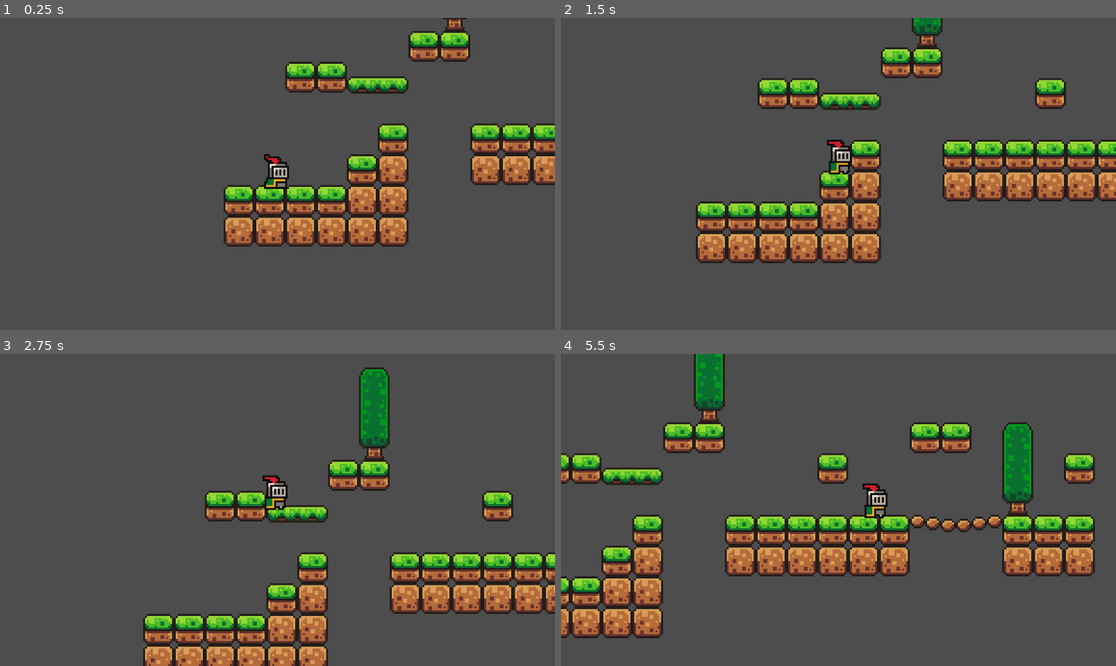
Above: before the commit, frames 1-4 (two rows, left to right).
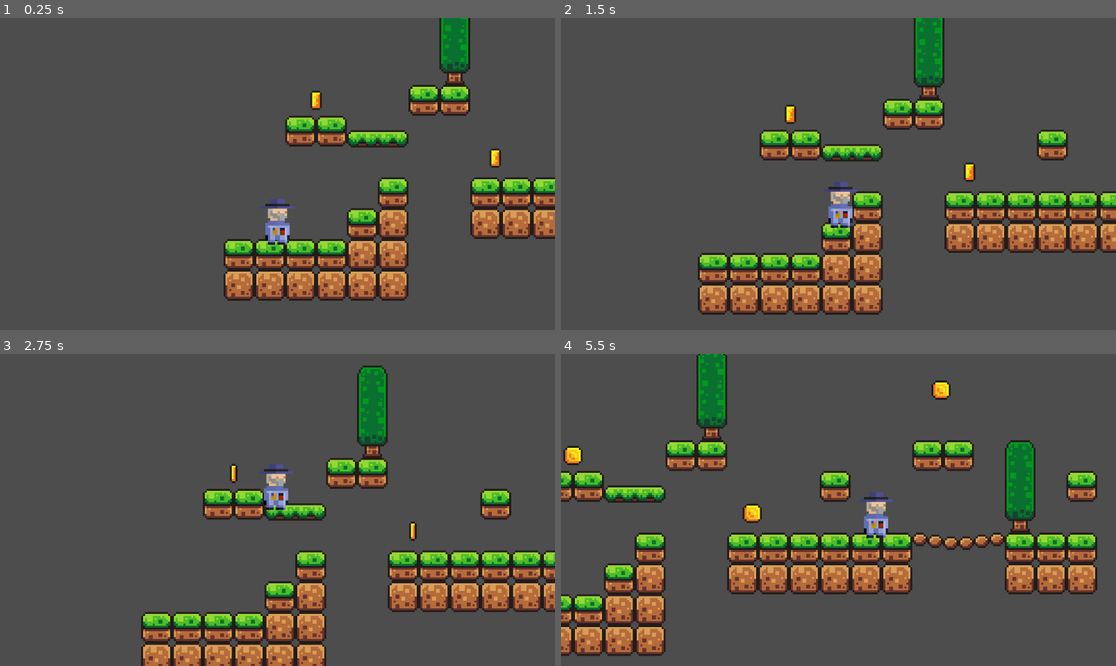
Above: after the commit, the same moments.

Repository: migauth/godot-tutorial
Game: Godot game, scene res://scenes/game.tscn
Two runs of this game, one before a commit and one after it. Both use one fixed random seed, a clock stepped at 60 frames per second and the inputs below.
Inputs:
- Up to frame 1 (0.25 s): no input
- Up to frame 2 (1.5 s): tap Enter (ui_accept) at 0.5, 0.77 s; hold Right (ui_right) from 0.53 s (still down)
- Up to frame 3 (2.75 s): tap Enter (ui_accept) at 1.52 s; release Right (ui_right) at 2.03 s; hold Left (ui_left) from 2.03 s (still down)
- Up to frame 4 (5.5 s): release Left (ui_left) at 2.78 s; hold Right (ui_right) 2.78-4.28 s; tap Enter (ui_accept) at 3.02, 3.77, 4.52 s; hold Left (ui_left) 4.28-5.03 s; hold Right (ui_right) from 5.03 s (still down)

The runs differ from the first frame. In frame 1, 25% of the frame differs, in the area x 40-100%, y 0-91%; in frame 2, 30%, in the area x 24-100%, y 0-96%; in frame 3, 12%; in frame 4, 29%.

Commit message:
add coins and killzone

Diff:
--- /dev/null
+++ b/scenes/coin.tscn
@@ -0,0 +1,114 @@
+[gd_scene load_steps=17 format=3 uid="uid://bwylbd3skhcvv"]
+
+[ext_resource type="Texture2D" uid="uid://b67eh0605jq0l" path="res://assets/sprites/coin.png" id="1_b4a7y"]
+[ext_resource type="Script" path="res://scripts/coin.gd" id="1_rqne3"]
+
+[sub_resource type="AtlasTexture" id="AtlasTexture_bud0d"]
+atlas = ExtResource("1_b4a7y")
+region = Rect2(0, 0, 16, 16)
+
+[sub_resource type="AtlasTexture" id="AtlasTexture_smvli"]
+atlas = ExtResource("1_b4a7y")
+region = Rect2(16, 0, 16, 16)
+
+[sub_resource type="AtlasTexture" id="AtlasTexture_rr485"]
+atlas = ExtResource("1_b4a7y")
+region = Rect2(32, 0, 16, 16)
+
+[sub_resource type="AtlasTexture" id="AtlasTexture_usm77"]
+atlas = ExtResource("1_b4a7y")
+region = Rect2(48, 0, 16, 16)
+
+[sub_resource type="AtlasTexture" id="AtlasTexture_kr8wq"]
+atlas = ExtResource("1_b4a7y")
+region = Rect2(64, 0, 16, 16)
+
+[sub_resource type="AtlasTexture" id="AtlasTexture_4puga"]
+atlas = ExtResource("1_b4a7y")
+region = Rect2(80, 0, 16, 16)
+
+[sub_resource type="AtlasTexture" id="AtlasTexture_ji7qv"]
+atlas = ExtResource("1_b4a7y")
+region = Rect2(96, 0, 16, 16)
+
+[sub_resource type="AtlasTexture" id="AtlasTexture_k6gpo"]
+atlas = ExtResource("1_b4a7y")
+region = Rect2(112, 0, 16, 16)
+
+[sub_resource type="AtlasTexture" id="AtlasTexture_vt1xo"]
+atlas = ExtResource("1_b4a7y")
+region = Rect2(128, 0, 16, 16)
+
+[sub_resource type="AtlasTexture" id="AtlasTexture_mbnu7"]
+atlas = ExtResource("1_b4a7y")
+region = Rect2(144, 0, 16, 16)
+
+[sub_resource type="AtlasTexture" id="AtlasTexture_h613j"]
+atlas = ExtResource("1_b4a7y")
+region = Rect2(160, 0, 16, 16)
+
+[sub_resource type="AtlasTexture" id="AtlasTexture_pny76"]
+atlas = ExtResource("1_b4a7y")
+region = Rect2(176, 0, 16, 16)
+
+[sub_resource type="SpriteFrames" id="SpriteFrames_go82d"]
+animations = [{
+"frames": [{
+"duration": 1.0,
+"texture": SubResource("AtlasTexture_bud0d")
+}, {
+"duration": 1.0,
+"texture": SubResource("AtlasTexture_smvli")
+}, {
+"duration": 1.0,
+"texture": SubResource("AtlasTexture_rr485")
+}, {
+"duration": 1.0,
+"texture": SubResource("AtlasTexture_usm77")
+}, {
+"duration": 1.0,
+"texture": SubResource("AtlasTexture_kr8wq")
+}, {
+"duration": 1.0,
+"texture": SubResource("AtlasTexture_4puga")
+}, {
+"duration": 1.0,
+"texture": SubResource("AtlasTexture_ji7qv")
+}, {
+"duration": 1.0,
+"texture": SubResource("AtlasTexture_k6gpo")
+}, {
+"duration": 1.0,
+"texture": SubResource("AtlasTexture_vt1xo")
+}, {
+"duration": 1.0,
+"texture": SubResource("AtlasTexture_mbnu7")
+}, {
+"duration": 1.0,
+"texture": SubResource("AtlasTexture_h613j")
+}, {
+"duration": 1.0,
+"texture": SubResource("AtlasTexture_pny76")
+}],
+"loop": true,
+"name": &"default",
+"speed": 10.0
+}]
+
+[sub_resource type="CircleShape2D" id="CircleShape2D_nxb56"]
+radius = 5.0
+
+[node name="Coin" type="Area2D"]
+collision_mask = 2
+script = ExtResource("1_rqne3")
+
+[node name="AnimatedSprite2D" type="AnimatedSprite2D" parent="."]
+sprite_frames = SubResource("SpriteFrames_go82d")
+autoplay = "default"
+frame = 11
+frame_progress = 0.937064
+
+[node name="CollisionShape2D" type="CollisionShape2D" parent="."]
+shape = SubResource("CircleShape2D_nxb56")
+
+[connection signal="body_entered" from="." to="." method="_on_body_entered"]
--- a/scenes/game.tscn
+++ b/scenes/game.tscn
@@ -1,8 +1,10 @@
-[gd_scene load_steps=9 format=3 uid="uid://quv3s1p6le7w"]
+[gd_scene load_steps=12 format=3 uid="uid://quv3s1p6le7w"]
 
 [ext_resource type="PackedScene" uid="uid://c78bx41uk5euy" path="res://scenes/player.tscn" id="1_hxmu6"]
 [ext_resource type="Texture2D" uid="uid://ce5lrqlao458u" path="res://assets/sprites/world_tileset.png" id="2_dp7k6"]
 [ext_resource type="PackedScene" uid="uid://dh0a7avm8v4k5" path="res://scenes/platform.tscn" id="3_finxg"]
+[ext_resource type="PackedScene" uid="uid://bwylbd3skhcvv" path="res://scenes/coin.tscn" id="4_rfsah"]
+[ext_resource type="PackedScene" uid="uid://bfwudrhett678" path="res://scenes/killzone.tscn" id="5_4l3mw"]
 
 [sub_resource type="TileSetAtlasSource" id="TileSetAtlasSource_t0654"]
 texture = ExtResource("2_dp7k6")
@@ -444,6 +446,8 @@
 "move": SubResource("Animation_vgiac")
 }
 
+[sub_resource type="WorldBoundaryShape2D" id="WorldBoundaryShape2D_rxthd"]
+
 [node name="Game" type="Node2D"]
 
 [node name="TileMap" type="TileMap" parent="."]
@@ -456,6 +460,8 @@
 
 [node name="Camera2D" type="Camera2D" parent="Player"]
 zoom = Vector2(4, 4)
+limit_bottom = 120
+limit_smoothed = true
 position_smoothing_enabled = true
 
 [node name="Platform" parent="." instance=ExtResource("3_finxg")]
@@ -469,3 +475,21 @@
 "": SubResource("AnimationLibrary_gmxb3")
 }
 autoplay = "move"
+
+[node name="Coin" parent="." instance=ExtResource("4_rfsah")]
+position = Vector2(205, 38)
+
+[node name="Coin3" parent="." instance=ExtResource("4_rfsah")]
+position = Vector2(303, -26)
+
+[node name="Coin4" parent="." instance=ExtResource("4_rfsah")]
+position = Vector2(112, 8)
+
+[node name="Coin2" parent="." instance=ExtResource("4_rfsah")]
+position = Vector2(429, 53)
+
+[node name="Killzone" parent="." instance=ExtResource("5_4l3mw")]
+position = Vector2(163, 141)
+
+[node name="CollisionShape2D" type="CollisionShape2D" parent="Killzone"]
+shape = SubResource("WorldBoundaryShape2D_rxthd")
--- /dev/null
+++ b/scenes/killzone.tscn
@@ -0,0 +1,14 @@
+[gd_scene load_steps=2 format=3 uid="uid://bfwudrhett678"]
+
+[ext_resource type="Script" path="res://scripts/killzone.gd" id="1_xu2sh"]
+
+[node name="Killzone" type="Area2D"]
+collision_mask = 2
+script = ExtResource("1_xu2sh")
+
+[node name="Timer" type="Timer" parent="."]
+wait_time = 0.6
+one_shot = true
+
+[connection signal="body_entered" from="." to="." method="_on_body_entered"]
+[connection signal="timeout" from="Timer" to="." method="_on_timer_timeout"]
--- a/scenes/player.tscn
+++ b/scenes/player.tscn
@@ -1,38 +1,66 @@
-[gd_scene load_steps=9 format=3 uid="uid://c78bx41uk5euy"]
+[gd_scene load_steps=13 format=3 uid="uid://c78bx41uk5euy"]
 
 [ext_resource type="Script" path="res://scripts/player.gd" id="1_1s8hy"]
-[ext_resource type="Texture2D" uid="uid://bbcipby46nskq" path="res://assets/sprites/knight.png" id="1_oy2pi"]
+[ext_resource type="Texture2D" uid="uid://cm1mot80lh0mo" path="res://assets/sprites/wiz.png" id="2_cmd8d"]
 
-[sub_resource type="AtlasTexture" id="AtlasTexture_0cxtc"]
-atlas = ExtResource("1_oy2pi")
+[sub_resource type="AtlasTexture" id="AtlasTexture_t4m27"]
+atlas = ExtResource("2_cmd8d")
 region = Rect2(0, 0, 32, 32)
 
-[sub_resource type="AtlasTexture" id="AtlasTexture_cev0j"]
-atlas = ExtResource("1_oy2pi")
+[sub_resource type="AtlasTexture" id="AtlasTexture_kemyf"]
+atlas = ExtResource("2_cmd8d")
 region = Rect2(32, 0, 32, 32)
 
-[sub_resource type="AtlasTexture" id="AtlasTexture_724fo"]
-atlas = ExtResource("1_oy2pi")
+[sub_resource type="AtlasTexture" id="AtlasTexture_757e3"]
+atlas = ExtResource("2_cmd8d")
 region = Rect2(64, 0, 32, 32)
 
-[sub_resource type="AtlasTexture" id="AtlasTexture_n315h"]
-atlas = ExtResource("1_oy2pi")
+[sub_resource type="AtlasTexture" id="AtlasTexture_felj4"]
+atlas = ExtResource("2_cmd8d")
 region = Rect2(96, 0, 32, 32)
+
+[sub_resource type="AtlasTexture" id="AtlasTexture_66duj"]
+atlas = ExtResource("2_cmd8d")
+region = Rect2(128, 0, 32, 32)
+
+[sub_resource type="AtlasTexture" id="AtlasTexture_27afl"]
+atlas = ExtResource("2_cmd8d")
+region = Rect2(160, 0, 32, 32)
+
+[sub_resource type="AtlasTexture" id="AtlasTexture_ypma6"]
+atlas = ExtResource("2_cmd8d")
+region = Rect2(192, 0, 32, 32)
+
+[sub_resource type="AtlasTexture" id="AtlasTexture_asl1j"]
+atlas = ExtResource("2_cmd8d")
+region = Rect2(224, 0, 32, 32)
 
 [sub_resource type="SpriteFrames" id="SpriteFrames_8hv2k"]
 animations = [{
 "frames": [{
 "duration": 1.0,
-"texture": SubResource("AtlasTexture_0cxtc")
+"texture": SubResource("AtlasTexture_t4m27")
 }, {
 "duration": 1.0,
-"texture": SubResource("AtlasTexture_cev0j")
+"texture": SubResource("AtlasTexture_kemyf")
 }, {
 "duration": 1.0,
-"texture": SubResource("AtlasTexture_724fo")
+"texture": SubResource("AtlasTexture_757e3")
 }, {
 "duration": 1.0,
-"texture": SubResource("AtlasTexture_n315h")
+"texture": SubResource("AtlasTexture_felj4")
+}, {
+"duration": 1.0,
+"texture": SubResource("AtlasTexture_66duj")
+}, {
+"duration": 1.0,
+"texture": SubResource("AtlasTexture_27afl")
+}, {
+"duration": 1.0,
+"texture": SubResource("AtlasTexture_ypma6")
+}, {
+"duration": 1.0,
+"texture": SubResource("AtlasTexture_asl1j")
 }],
 "loop": true,
 "name": &"idle",
@@ -40,18 +68,22 @@
 }]
 
 [sub_resource type="CircleShape2D" id="CircleShape2D_sng76"]
-radius = 5.0
+radius = 6.0
 
 [node name="Player" type="CharacterBody2D"]
 z_index = 5
+collision_layer = 2
 script = ExtResource("1_1s8hy")
 
 [node name="AnimatedSprite2D" type="AnimatedSprite2D" parent="."]
-position = Vector2(0, -12)
+position = Vector2(0, -15)
+scale = Vector2(1.25, 1.25)
 sprite_frames = SubResource("SpriteFrames_8hv2k")
 animation = &"idle"
 autoplay = "idle"
+frame = 6
+frame_progress = 0.866235
 
 [node name="CollisionShape2D" type="CollisionShape2D" parent="."]
-position = Vector2(0, -7)
+position = Vector2(0, -9)
 shape = SubResource("CircleShape2D_sng76")
--- /dev/null
+++ b/scripts/coin.gd
@@ -0,0 +1,6 @@
+extends Area2D
+
+
+func _on_body_entered(body):
+	print('plus one coin')
+	queue_free()
--- /dev/null
+++ b/scripts/killzone.gd
@@ -0,0 +1,10 @@
+extends Area2D
+
+@onready var timer = $Timer
+
+func _on_body_entered(body):
+	print('you ded')
+	timer.start()
+
+func _on_timer_timeout():
+	get_tree().reload_current_scene()
Not shown, removed: assets/.DS_Store
